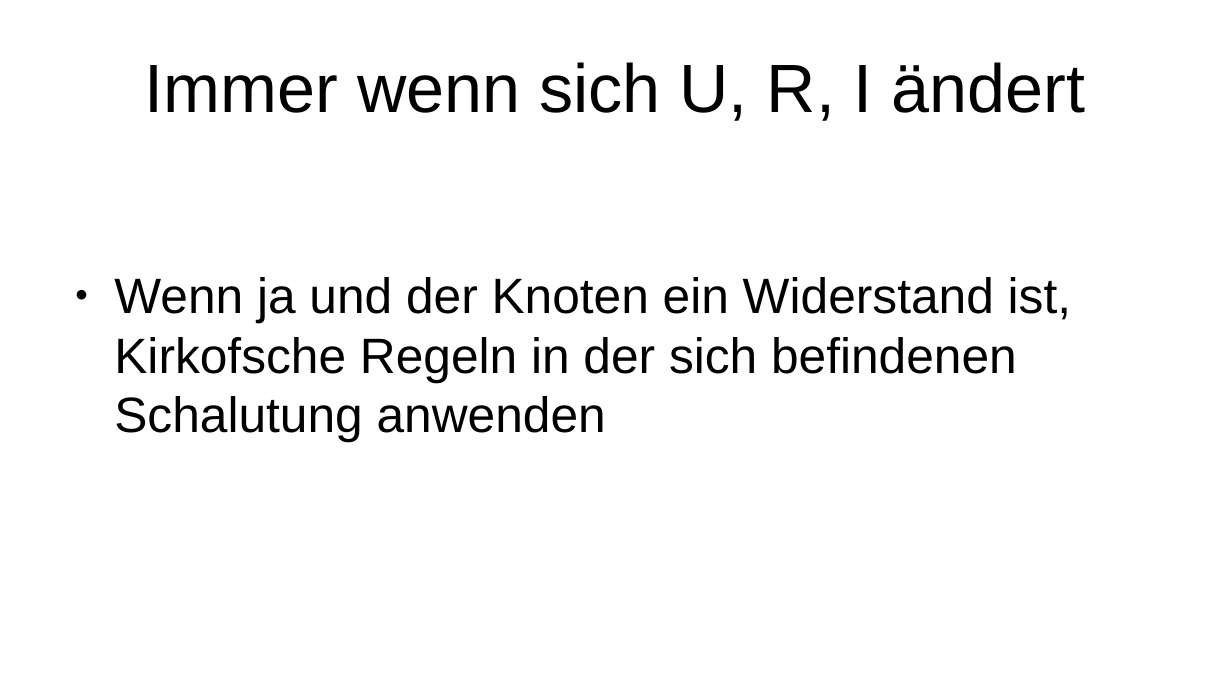
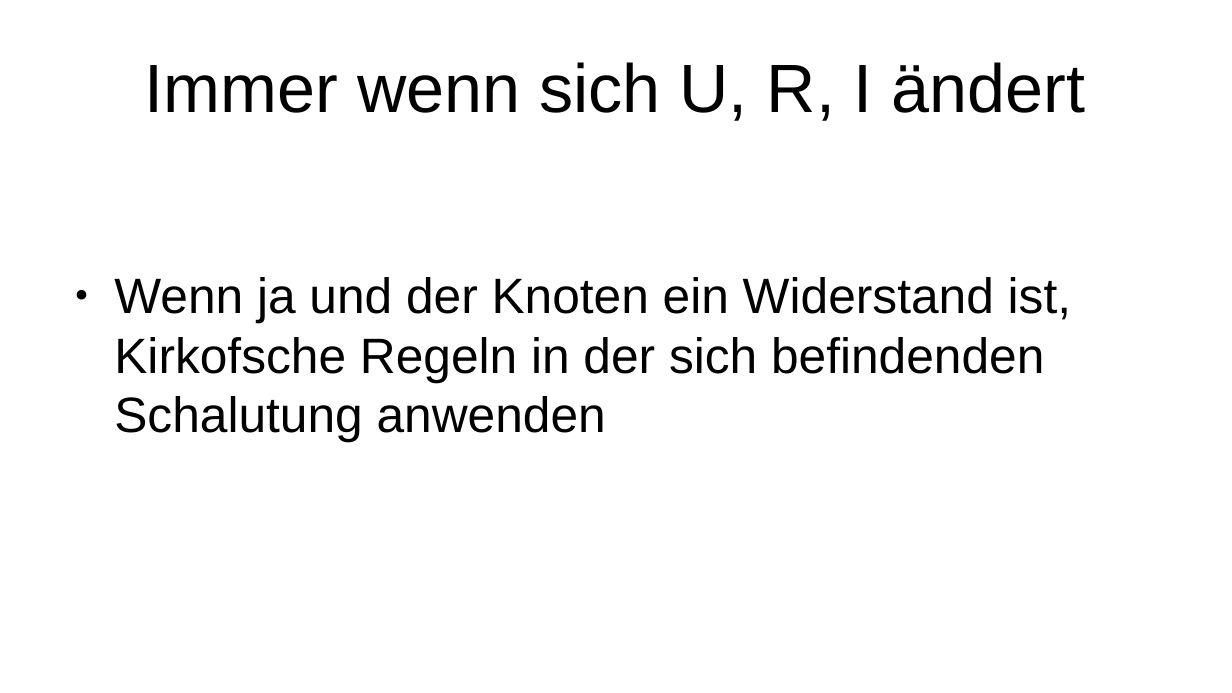
Before and after one commit to HeIIow2/physik_schaltkreise, a slide deck: slide 33 of präsentation/präsentation.odp. Drawn at 1232x693 pixels with LibreOffice and Linux fonts; fonts in the diff are those of the drawing. Boxes give left, top, right and bottom in pixels: in the first picture for what was removed or moved away, otherwise in the second. Text is boxed around its words. In the diff, an @@ line names an element or a change of style, - is before the commit and + after.

```diff
--- a/präsentation/präsentation.odp
+++ b/präsentation/präsentation.odp
@@ text at (114, 277, 1071, 442): text changed @@
-● Wenn ja und der Knoten ein Widerstand ist, Kirkofsche Regeln in der sich befindenen Schalutung anwenden
+● Wenn ja und der Knoten ein Widerstand ist, Kirkofsche Regeln in der sich befindenden Schalutung anwenden
```
Also in this commit, not shown: 9 other slides changed, 38 other files.
